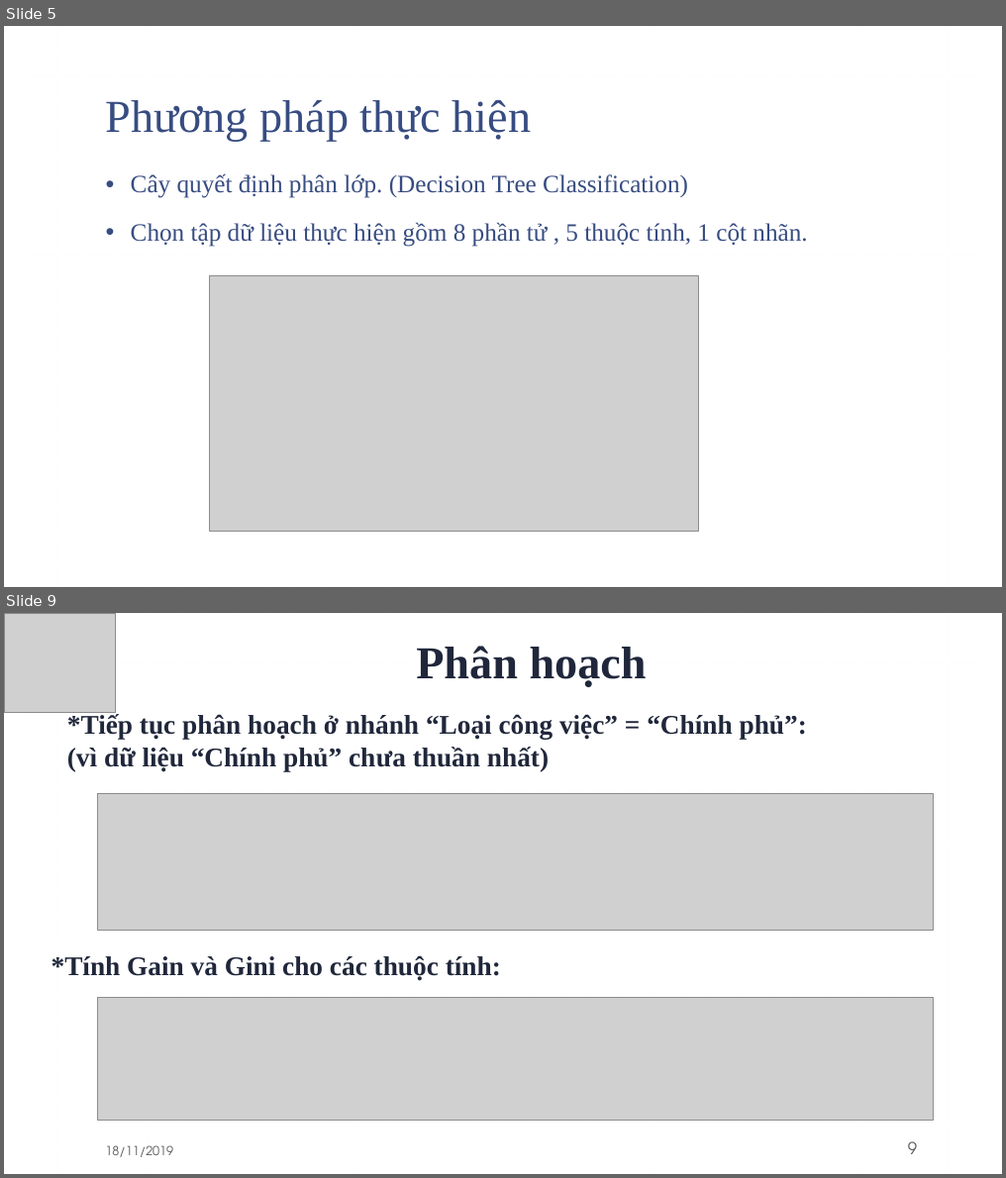
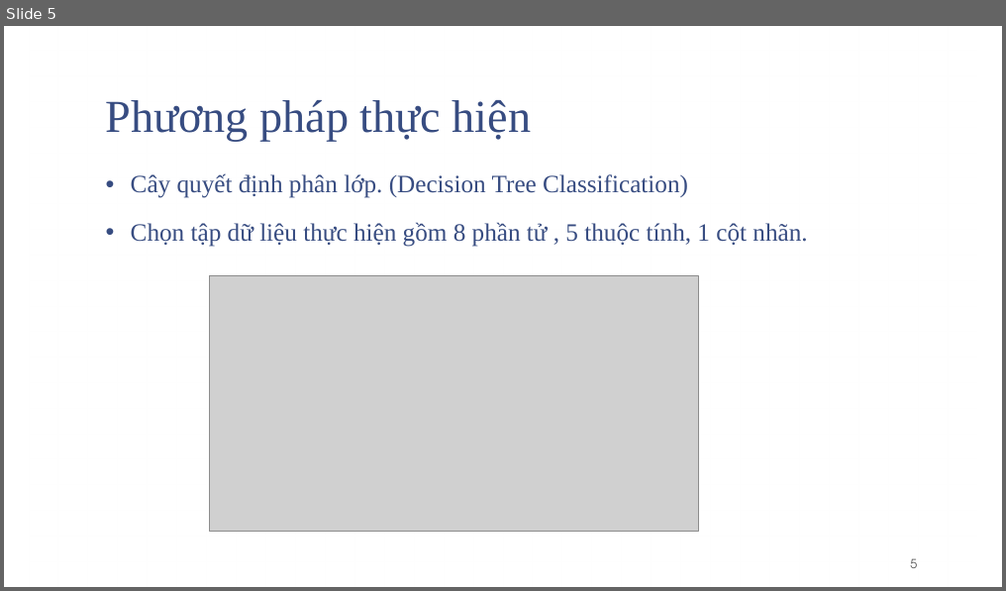
Before and after one commit to trungcpag/machine-CTU, a slide deck: report.pptx. Shown one above the other, each under a label of ours: slides 5 and 9 before the commit, slide 5 after it; the slides between them are not shown. The pictures are 1006x1178 and 1006x591 pixels, drawn with LibreOffice and Linux fonts; fonts in the diff are those of the drawing; grey boxes stand for pictures; background and template pictures are left out. Boxes give left, top, right and bottom in pixels: in the first picture for what was removed or moved away, otherwise in the second. Text is boxed around its words. In the diff, an @@ line names an element or a change of style, - is before the commit and + after.

```diff
--- a/report.pptx
+++ b/report.pptx
@@ slide 9 removed at (4,613,1002,1174), background picture (left out); not listed: 1 template element that a slide beside it also shows @@
@@ picture removed at (4,613,116,713) @@
@@ text removed at (416,646,647,687) @@
-Phân hoạch
@@ text removed at (67,714,807,771) @@
-*Tiếp tục phân hoạch ở nhánh “Loại công việc” = “Chính phủ”:
-(vì dữ liệu “Chính phủ” chưa thuần nhất)
@@ picture removed at (98,793,933,931) @@
@@ text removed at (52,956,501,980) @@
-*Tính Gain và Gini cho các thuộc tính:
@@ picture removed at (98,998,933,1121) @@
@@ text removed at (105,1146,173,1157) @@
-18/11/2019
@@ page number removed at (908,1142,917,1155) @@
-9
@@ slide 5 changed as well @@
@@ page number added at (910,559,917,569), 12 pt, text #595959 @@
+5
```
Also in this commit, not shown: 8 other slides changed, 2 slides added, 1 other slide removed.
